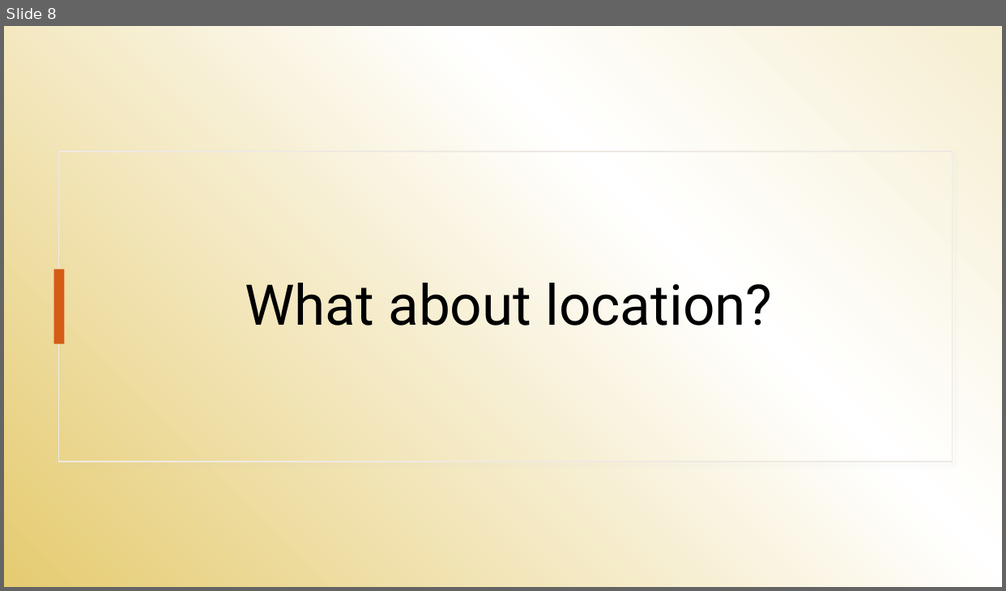
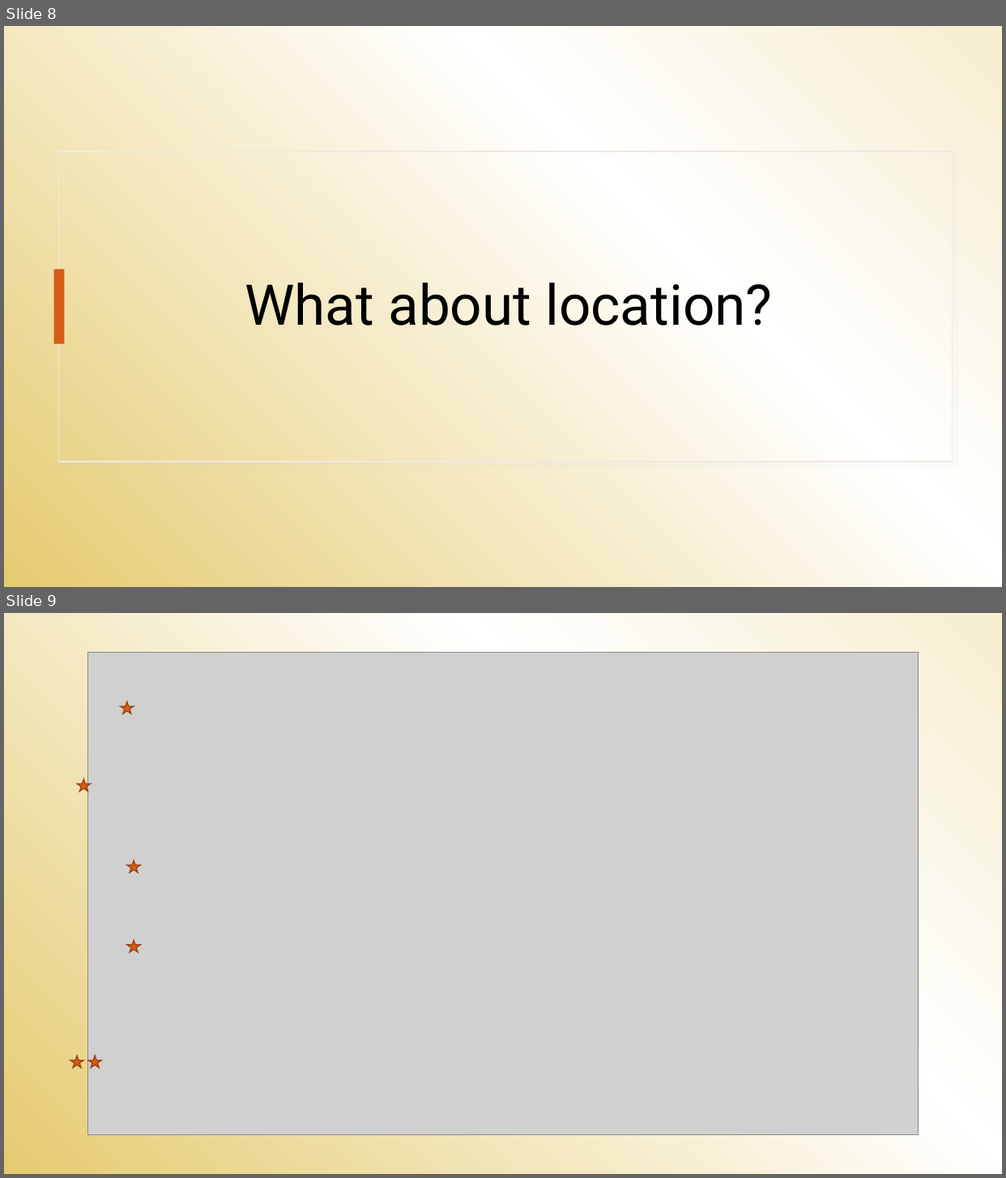
Before and after one commit to abihelvey/Broadway-Success, a slide deck: presentation/Abi_NSS_DA6_Capstone.pptx. Shown one above the other, each under a label of ours: slide 8 before the commit, slides 8 and 9 after it. The pictures are 1006x591 and 1006x1178 pixels, drawn with LibreOffice and Linux fonts; fonts in the diff are those of the drawing; grey boxes stand for pictures. Boxes give left, top, right and bottom in pixels: in the first picture for what was removed or moved away, otherwise in the second. Text is boxed around its words. In the diff, an @@ line names an element or a change of style, - is before the commit and + after.

```diff
--- a/presentation/Abi_NSS_DA6_Capstone.pptx
+++ b/presentation/Abi_NSS_DA6_Capstone.pptx
@@ slide 9 added at <box>4,613,1002,1174</box>, background gradient #F6EED0 to #FFFFFF to #E5CB71 @@
@@ picture added at <box>88,653,918,1135</box> @@
@@ star added at <box>120,701,134,713</box>, fill #D55B17, outline #9E4311 1 pt @@
@@ star added at <box>78,779,91,791</box>, fill #D55B17, outline #9E4311 1 pt @@
@@ star added at <box>127,861,140,873</box>, fill #D55B17, outline #9E4311 1 pt @@
@@ star added at <box>127,940,140,952</box>, fill #D55B17, outline #9E4311 1 pt @@
@@ star added at <box>70,1056,84,1068</box>, fill #D55B17, outline #9E4311 1 pt @@
@@ star added at <box>88,1056,101,1068</box>, fill #D55B17, outline #9E4311 1 pt @@
```
Also in this commit, not shown: 1 slide changed, 5 other slides added, 4 slides removed.
